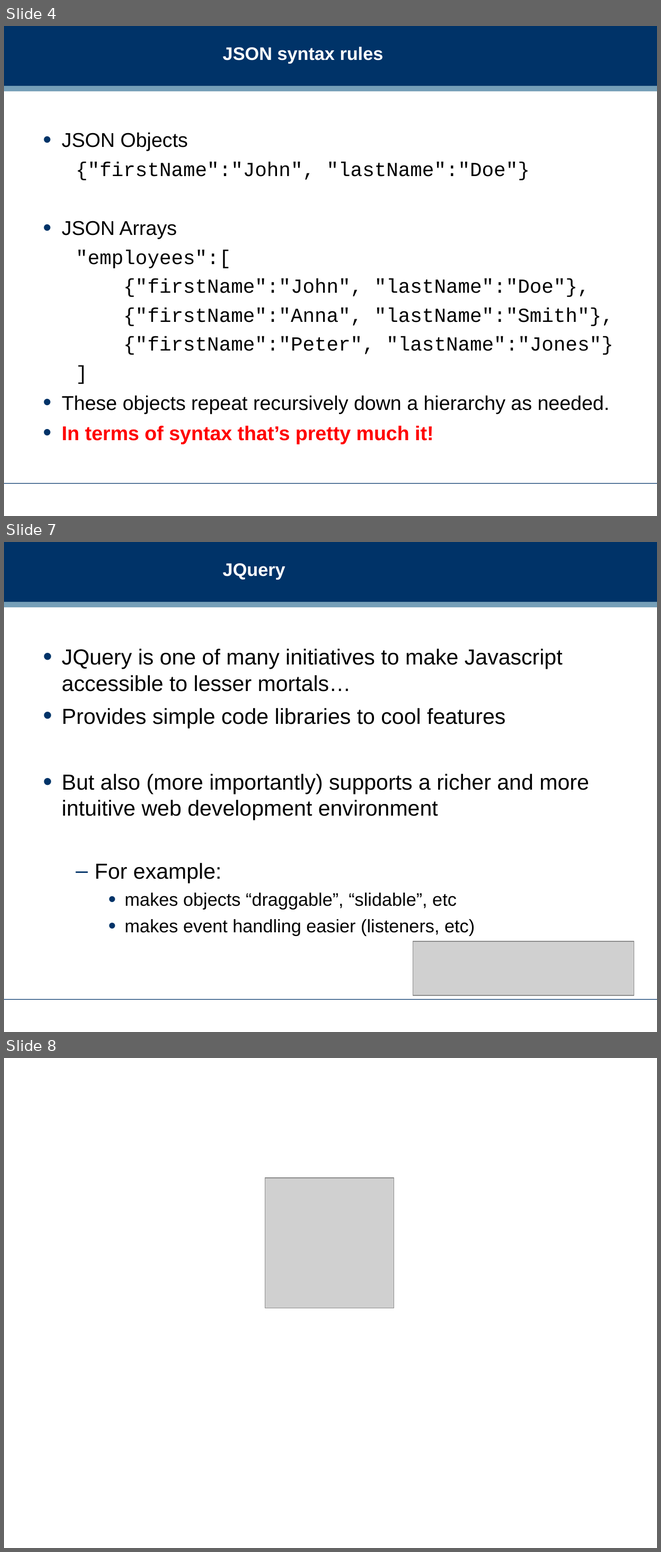
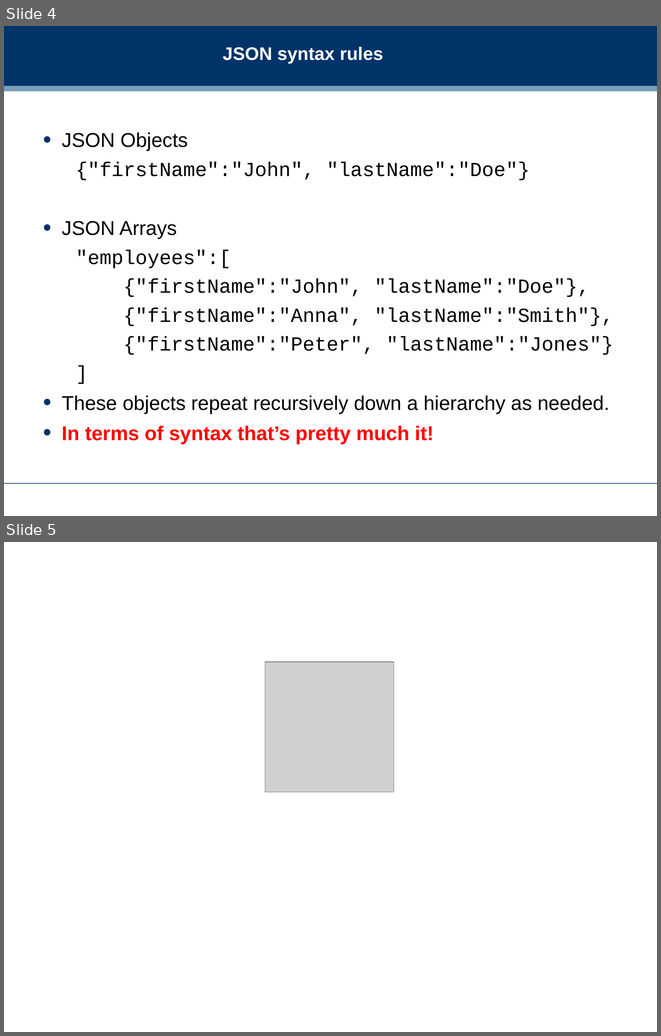
Before and after one commit to dreamind/ix, a slide deck: workshops/representing-data/json_workshop.ppt. Shown one above the other, each under a label of ours: slides 4, 7 and 8 before the commit, slides 4 and 5 after it; the slides between them are not shown. The pictures are 661x1552 and 661x1036 pixels, drawn with LibreOffice and Linux fonts; fonts in the diff are those of the drawing; grey boxes stand for pictures; background and template pictures are left out. Boxes give left, top, right and bottom in pixels: in the first picture for what was removed or moved away, otherwise in the second. Text is boxed around its words. In the diff, an @@ line names an element or a change of style, - is before the commit and + after.

```diff
--- a/workshops/representing-data/json_workshop.ppt
+++ b/workshops/representing-data/json_workshop.ppt
@@ slide 7 removed at (4,542,657,1032), background #FFFFFF; not listed: 3 template elements that a slide beside it also shows @@
@@ title removed at (223,563,285,580) @@
-JQuery
@@ text removed at (62,649,589,936) @@
-• JQuery is one of many initiatives to make Javascript accessible to lesser mortals…
-• Provides simple code libraries to cool features
-• But also (more importantly) supports a richer and more intuitive web development environment
-  – For example:
-    • makes objects “draggable”, “slidable”, etc
-    • makes event handling easier (listeners, etc)
@@ picture removed at (413,941,634,995) @@
@@ what was slide 8 is now slide 5 @@
```
Also in this commit, not shown: 2 other slides removed, 28 other files.
